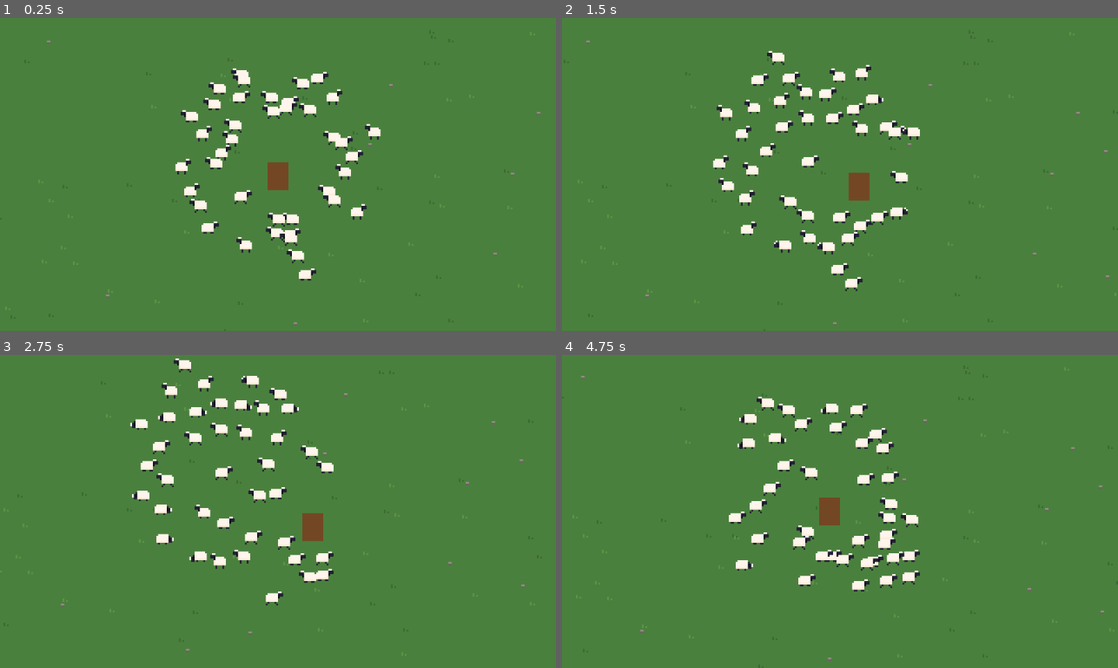
Above: before the commit, frames 1-4 (two rows, left to right).
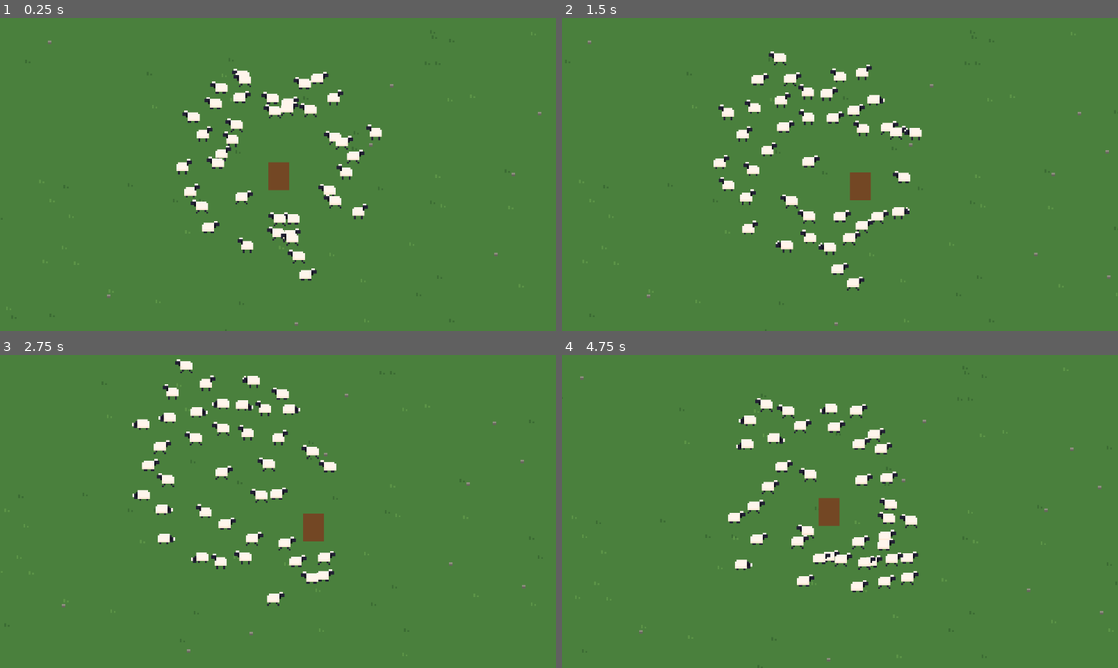
Above: after the commit, the same moments.

Repository: jaimegomesparente/wooly-caravan
Game: Godot game, scene res://scenes/main/main.tscn
Two runs of this game, one before a commit and one after it. Both use one fixed random seed, a clock stepped at 60 frames per second and the inputs below.
Inputs:
- Up to frame 1 (0.25 s): no input
- Up to frame 2 (1.5 s): hold Right (move_right) 0.53-1.28 s; hold Down (move_down) from 1.28 s (still down)
- Up to frame 3 (2.75 s): release Down (move_down) at 2.03 s; hold Right (move_right) from 2.03 s (still down)
- Up to frame 4 (4.75 s): release Right (move_right) at 2.78 s; hold Up (move_up) 2.78-3.53 s; hold Left (move_left) from 3.53 s (still down)

The runs differ from the first frame. In frame 1, 1.4% of the frame differs, in the area x 8-98%, y 7-99%; in frame 2, 1.7%; in frame 3, 1.8%; in frame 4, 2.0%, in the area x 3-98%, y 6-98%.

Commit message:
fix(main): smooth camera with physics interpolation, no pixel snap

Diff:
--- a/project.godot
+++ b/project.godot
@@ -22,7 +22,6 @@
 window/size/window_width_override=1280
 window/size/window_height_override=720
 window/stretch/mode="canvas_items"
-window/stretch/aspect="keep"
 window/stretch/scale_mode="integer"
 
 [input]
@@ -68,10 +67,10 @@
 [physics]
 
 3d/physics_engine="Jolt Physics"
+common/physics_interpolation=true
 
 [rendering]
 
+textures/canvas_textures/default_texture_filter=0
 rendering_device/driver.windows="d3d12"
-textures/canvas_textures/default_texture_filter=0
-2d/snap/snap_2d_transforms_to_pixel=true
 2d/snap/snap_2d_vertices_to_pixel=true
--- a/scenes/main/flock_camera.gd
+++ b/scenes/main/flock_camera.gd
@@ -12,14 +12,13 @@
 
 func _ready() -> void:
 	_focus = _target()
-	global_position = _focus.round()
+	global_position = _focus
 
 
-# Physics tick, like the bodies it follows, so camera and sprites move in step.
+# Physics tick, like the bodies it follows; physics interpolation smooths both between ticks.
 func _physics_process(delta: float) -> void:
 	_focus = _focus.lerp(_target(), 1.0 - exp(-smoothing * delta))
-	# Whole pixels only: no shimmering with Snap 2D Transforms to Pixel.
-	global_position = _focus.round()
+	global_position = _focus
 
 
 func _target() -> Vector2:
Not shown, changed: CLAUDE.md
